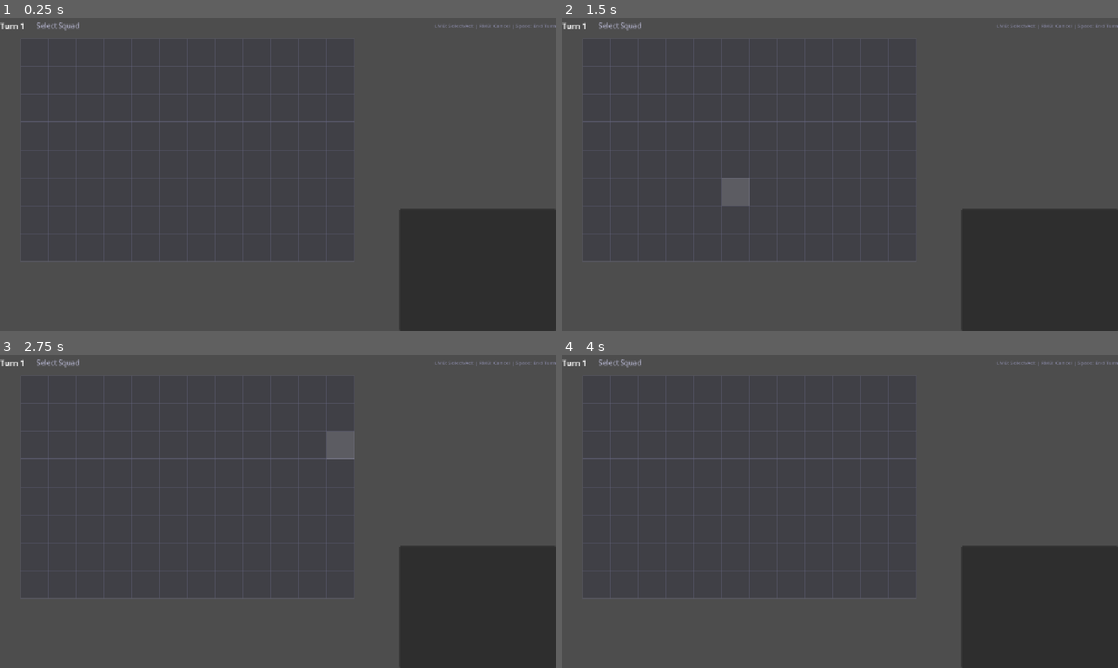
Above: before the commit, frames 1-4 (two rows, left to right).
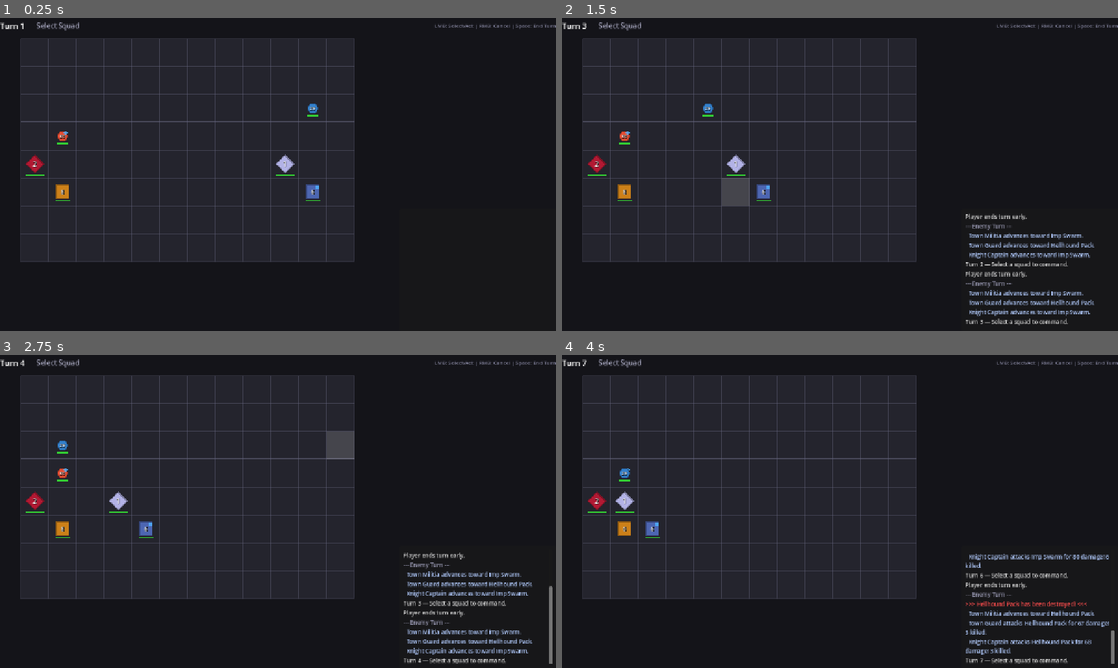
Above: after the commit, the same moments.

Repository: WintersRain/DemonHorde
Game: Godot game, scene res://scenes/main/main.tscn
Same seed, same stepped clock (60 frames per second), same inputs: the game is played once before the commit and once after it.
Inputs (mouse positions are in pixels of both pictures, inside the frame that each line leads up to):
- Up to frame 1 (0.25 s): no input
- Up to frame 2 (1.5 s): tap Enter at 0.5 s; move the mouse to (962, 158) at 0.52 s; click (962, 158) at 0.67 s; tap Space at 0.77, 1.25 s; move the mouse to (728, 190) at 1.27 s; click (728, 190) at 1.42 s
- Up to frame 3 (2.75 s): tap Space at 1.52 s; tap Enter at 2 s; move the mouse to (333, 442) at 2.02 s; click (333, 442) at 2.17 s
- Up to frame 4 (4 s): tap Space at 2.75, 3.02, 3.77 s; move the mouse to (812, 574) at 2.77 s; click (812, 574) at 2.92 s; tap Enter at 3.5 s; move the mouse to (1006, 558) at 3.52 s; click (1006, 558) at 3.67 s

The runs differ from the first frame. In frame 1, 87% of the frame differs, in the area x 0-100%, y 0-100%; in frame 2, 88%; in frame 3, 89%; in frame 4, 89%.
Error before the commit: Parse Error: Identifier "Phase" not declared in the current scope. (res://scripts/combat/combat_manager.gd:295)

Commit message:
Fix Phase scope and type inference errors
- Use TurnManager.Phase instead of bare Phase in combat_manager.gd
- Explicit String type for personality_name in combat_ui.gd

Co-Authored-By: Claude Opus 4.6 <noreply@anthropic.com>

Diff:
--- a/scripts/combat/combat_manager.gd
+++ b/scripts/combat/combat_manager.gd
@@ -292,7 +292,7 @@
 
 	turn_manager.finish_enemy_phase()
 
-	if turn_manager.current_phase == Phase.PLAYER_SELECT:
+	if turn_manager.current_phase == TurnManager.Phase.PLAYER_SELECT:
 		_log("Turn %d — Select a squad to command." % turn_manager.current_turn)
 
 
--- a/scripts/ui/combat_ui.gd
+++ b/scripts/ui/combat_ui.gd
@@ -91,7 +91,7 @@
 		GameEnums.DamageType.ANTI_HORDE: dmg_name = "Anti-Horde"
 		GameEnums.DamageType.PRECISION: dmg_name = "Precision"
 
-	var personality_name := GameEnums.Personality.keys()[squad.personality]
+	var personality_name: String = GameEnums.Personality.keys()[squad.personality]
 
 	var side := "[color=red]DEMON[/color]" if squad.is_player else "[color=cyan]HUMAN[/color]"
 
